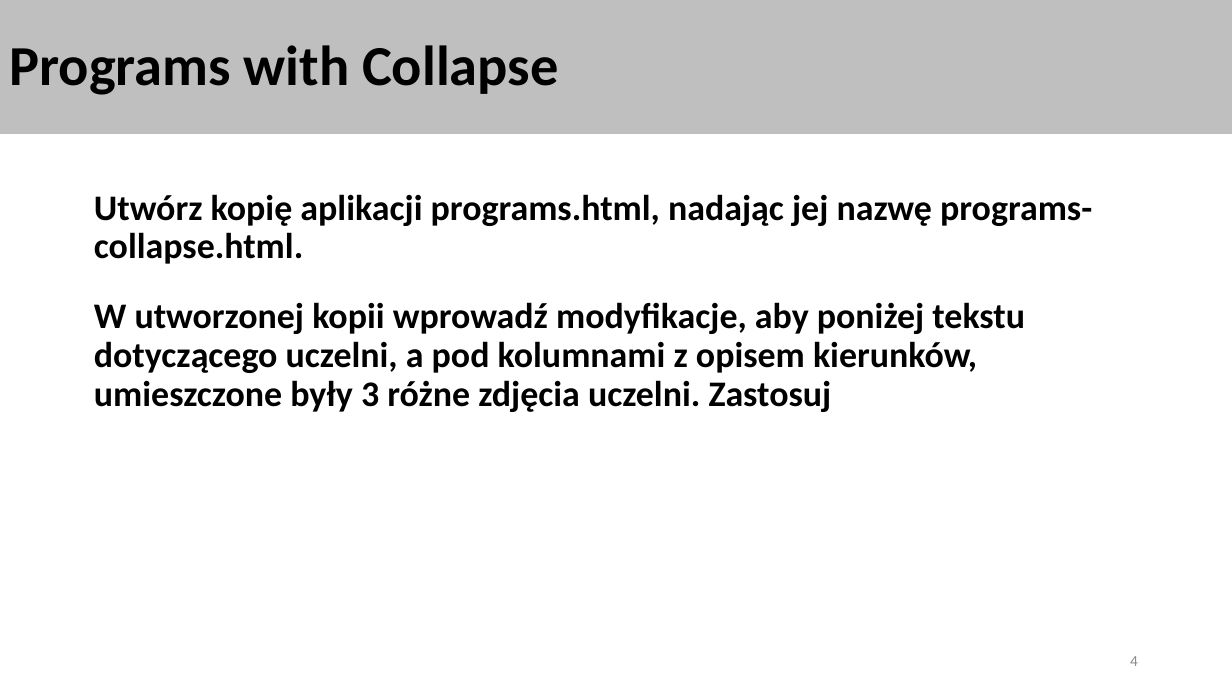
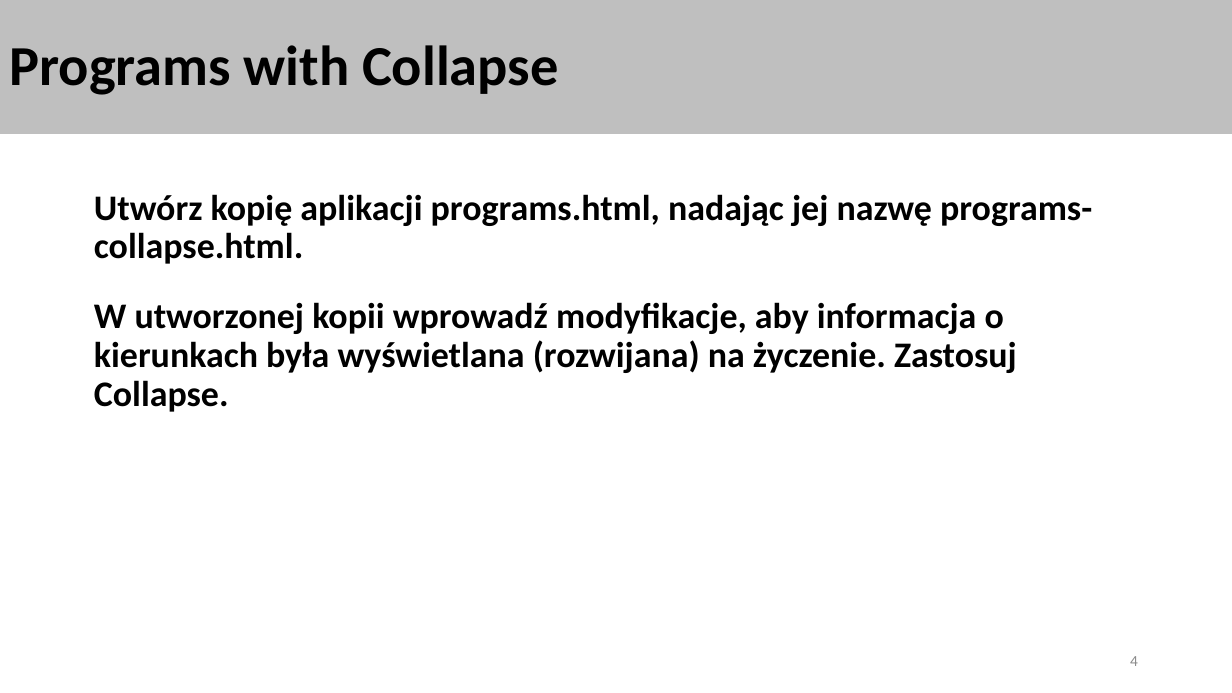
Before and after one commit to wojtowiczm/psm, a slide deck: slide 4 of 02-ResponsiveUI/ResponsiveUI-ToDo.pptx. Drawn at 1232x693 pixels with LibreOffice and Linux fonts; fonts in the diff are those of the drawing. Boxes give left, top, right and bottom in pixels: in the first picture for what was removed or moved away, otherwise in the second. Text is boxed around its words. In the diff, an @@ line names an element or a change of style, - is before the commit and + after.

```diff
--- a/02-ResponsiveUI/ResponsiveUI-ToDo.pptx
+++ b/02-ResponsiveUI/ResponsiveUI-ToDo.pptx
@@ text at (94,302,1017,412): text changed @@
-W utworzonej kopii wprowadź modyfikacje, aby poniżej tekstu dotyczącego uczelni, a pod kolumnami z opisem kierunków, umieszczone były 3 różne zdjęcia uczelni. Zastosuj
+W utworzonej kopii wprowadź modyfikacje, aby informacja o kierunkach była wyświetlana (rozwijana) na życzenie. Zastosuj Collapse.
```
Also in this commit, not shown: 2 other slides changed, 1 other file.
